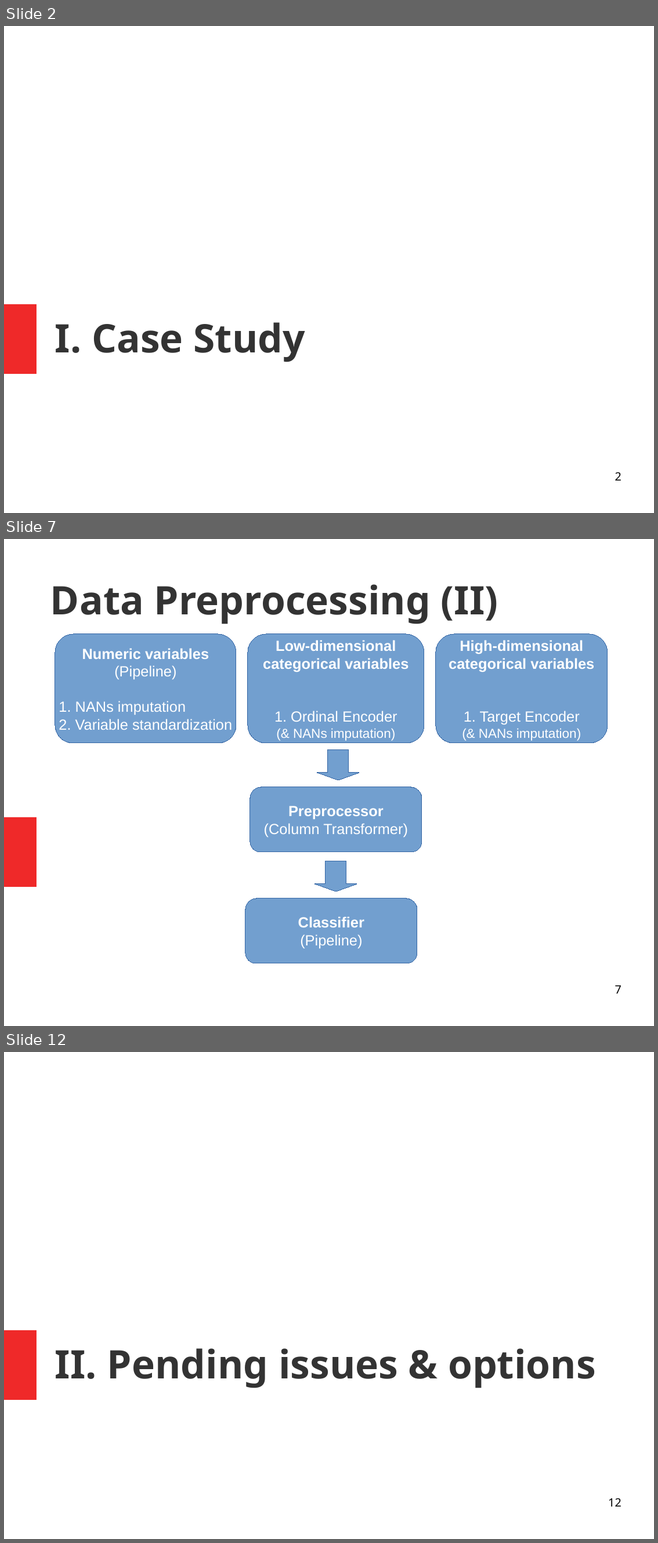
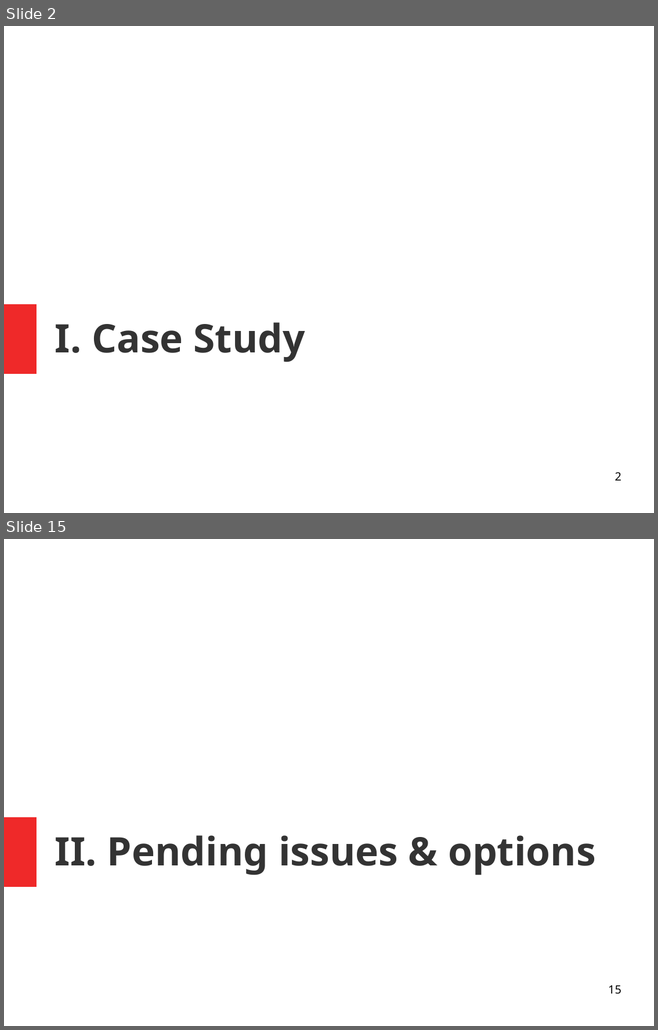
Before and after one commit to isabelpuche/Marketing_Analytics, a slide deck: ppt_100421.odp. Shown one above the other, each under a label of ours: slides 2, 7 and 12 before the commit, slides 2 and 15 after it; the slides between them are not shown. The pictures are 658x1543 and 658x1030 pixels, drawn with LibreOffice and Linux fonts; fonts in the diff are those of the drawing. Boxes give left, top, right and bottom in pixels: in the first picture for what was removed or moved away, otherwise in the second. Text is boxed around its words. In the diff, an @@ line names an element or a change of style, - is before the commit and + after.

```diff
--- a/ppt_100421.odp
+++ b/ppt_100421.odp
@@ slide 7 removed at box(4, 539, 654, 1026), background #FFFFFF; not listed: 1 template element that a slide beside it also shows @@
@@ title removed at box(50, 584, 498, 624) @@
-Data Preprocessing (II)
@@ rounded rectangle removed at box(55, 634, 236, 743) @@
-Numeric variables
-(Pipeline)
-1. NANs imputation
-2. Variable standardization
@@ rounded rectangle removed at box(248, 634, 424, 743) @@
-Low-dimensional
-categorical variables
-1. Ordinal Encoder
-(& NANs imputation)
@@ rounded rectangle removed at box(436, 634, 607, 743) @@
-High-dimensional
-categorical variables
-1. Target Encoder
-(& NANs imputation)
@@ down arrow removed at box(317, 750, 359, 780) @@
@@ rounded rectangle removed at box(250, 787, 422, 852) @@
-Preprocessor
-(Column Transformer)
@@ down arrow removed at box(315, 861, 357, 892) @@
@@ rounded rectangle removed at box(245, 899, 416, 964) @@
-Classifier
-(Pipeline)
@@ page number removed at box(615, 986, 621, 994) @@
-7
@@ what was slide 12 is now slide 15 @@
@@ page number at box(608, 986, 621, 994): text changed @@
-12
+15
```
Also in this commit, not shown: 2 slides changed, 11 slides added, 9 other slides removed, 3 other files.
